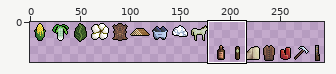
A sprite sheet gets an edit: tiles/commodities20.png. The picture above shows the old version from afar; the outline marks the close-up.
Close-up. Before the commit:
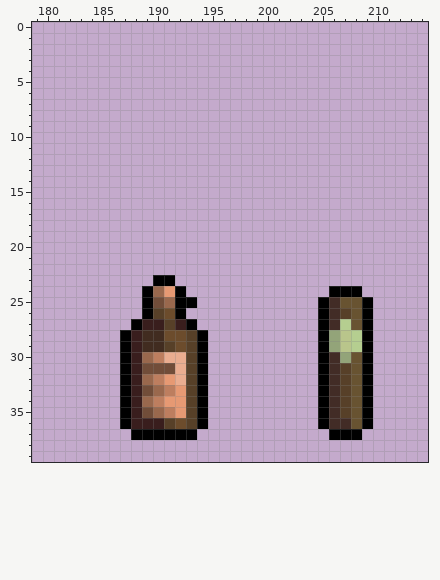
The file is 320x40 pixels. Colours within 5 levels of each other are drawn and written as one. Shown: x 179..214, y 0..39. The wide view leaves out empty margins.
After the commit:
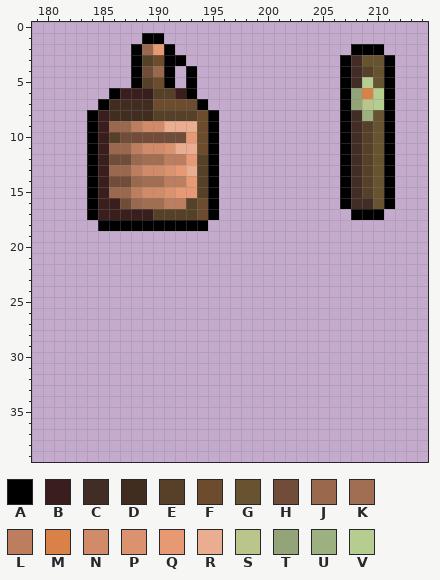
Palette (. is transparent): A #000000  B #391e1d  C #422c26  D #412c20  E #574028  F #6c4c2c  G #685331  H #714d39  J #99684d  K #a26e52  L #bd7e5f  M #da8148  N #d18b69  P #db926e  Q #e69973  R #eaad90  S #b9c58b  T #93a479  U #9db180  V #b5ce90
Edits made:
Changed rows in their new state; - is an unchanged pixel.
first column x 184:
 1 -----AA---------------------
 2 ----AJQA----------------AAA-
 3 ----AEFAA--------------ACGGA
 4 ----AHJA-A-------------ACEGA
 5 ----AEFA-A-------------ACVGA
 6 --ABBBEEBA-------------ATMVA
 7 -ADDDDFFFFA------------ATSVA
 8 ABDDDDEEEEFA-----------ACUGA
 9 ABJJLNNRRRFA-----------ACEGA
10 ABEHHHHHHQFA-----------ACEGA
11 ABJJLNNPRRFA-----------ACEGA
12 ABHHJKKLLQEA-----------ACEGA
13 ABJJLNNPQREA-----------ACEGA
14 ABHHJKKLLQEA-----------ACEGA
15 ABJJLNNPQQEA-----------ACEGA
16 ABBHJKKLLEFA-----------ACCGA
17 ABBBBBEEEEFA------------AAA-
18 -AAAAAAAAAA-----------------
first column x 187:
23 ---..------------------
24 --....-------------...-
25 --.....-----------.....
26 --....------------.....
27 -......-----------.....
28 ........----------.....
29 ........----------.....
30 ........----------.....
31 ........----------.....
32 ........----------.....
33 ........----------.....
34 ........----------.....
35 ........----------.....
36 ........----------.....
37 -......------------...-
Where, in picture pixels (left, top, right, bottom), the same in both close-ups:
changed: (87, 33, 219, 440)
added: (340, 44, 395, 220)
erased: (318, 286, 373, 440)
